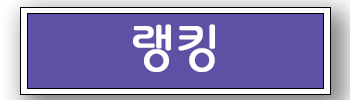
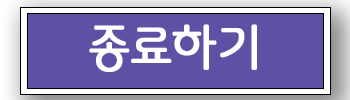
Before/after of a 350x100 layered artwork. What changed in the layer stack:
renamed "랭킹" to "종료하기", painted on it over [89, 24, 257, 72]
